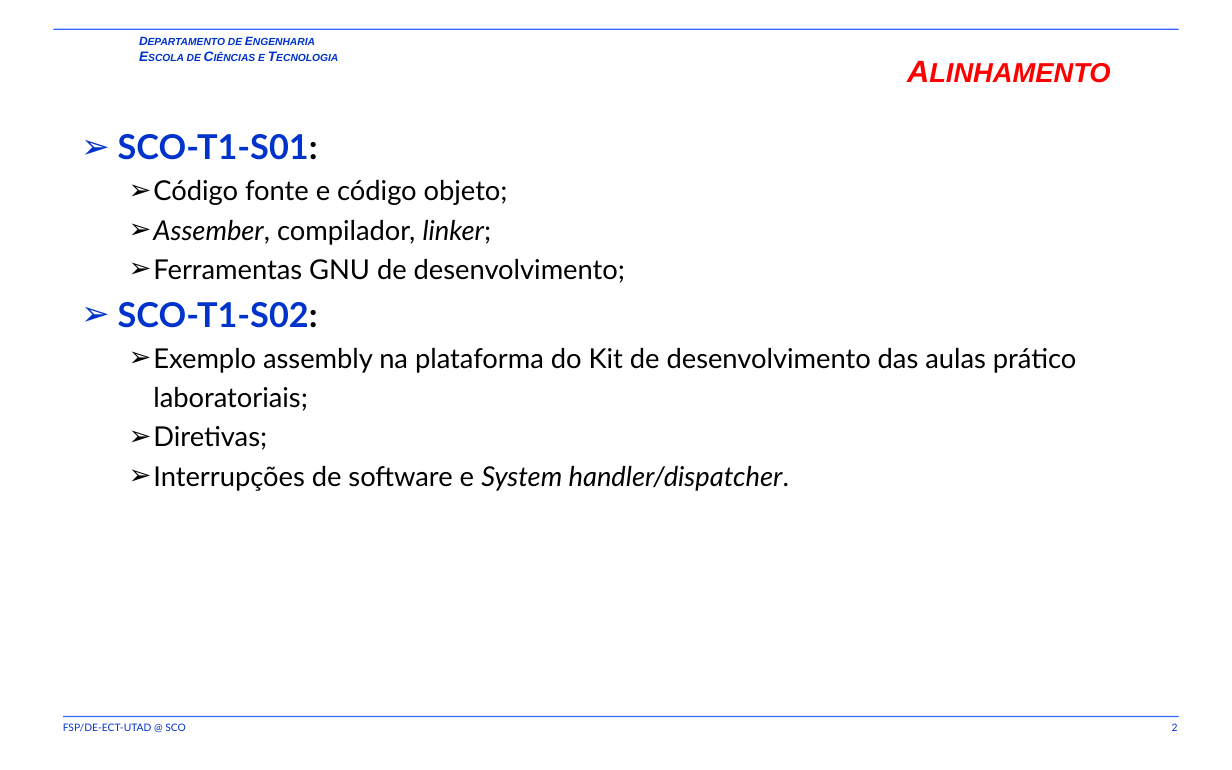
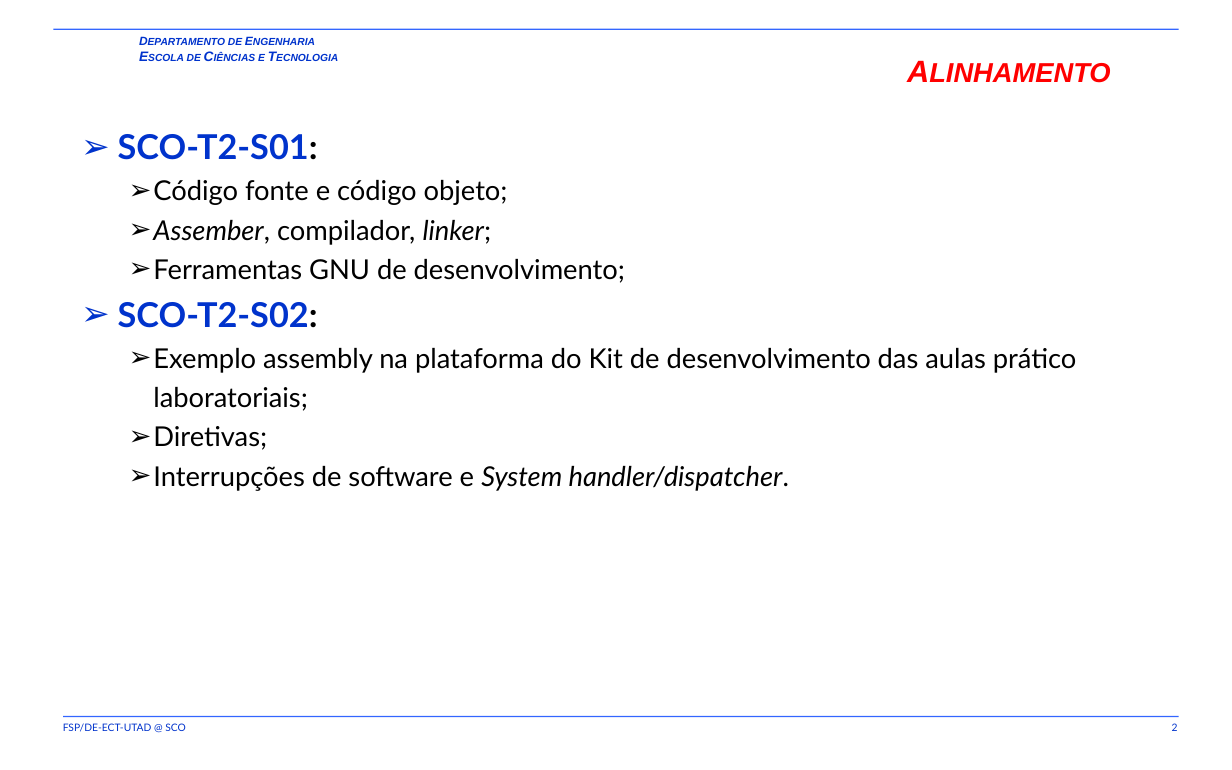
Before and after one commit to fsp864/UTAD-SCO, a slide deck: slide 2 of aulas/t/SCO-T2-S01-S02.pptx. Drawn at 1232x770 pixels with LibreOffice and Linux fonts; fonts in the diff are those of the drawing; background and template pictures are left out. Boxes give left, top, right and bottom in pixels: in the first picture for what was removed or moved away, otherwise in the second. Text is boxed around its words. In the diff, an @@ line names an element or a change of style, - is before the commit and + after.

```diff
--- a/aulas/t/SCO-T2-S01-S02.pptx
+++ b/aulas/t/SCO-T2-S01-S02.pptx
@@ text at box(118, 134, 318, 160): text changed @@
-➢ SCO-T1-S01:
+➢ SCO-T2-S01:
@@ text at box(118, 302, 318, 328): text changed @@
-➢ SCO-T1-S02:
+➢ SCO-T2-S02:
```
Also in this commit, not shown: 1 other slide changed, 1 other file.
